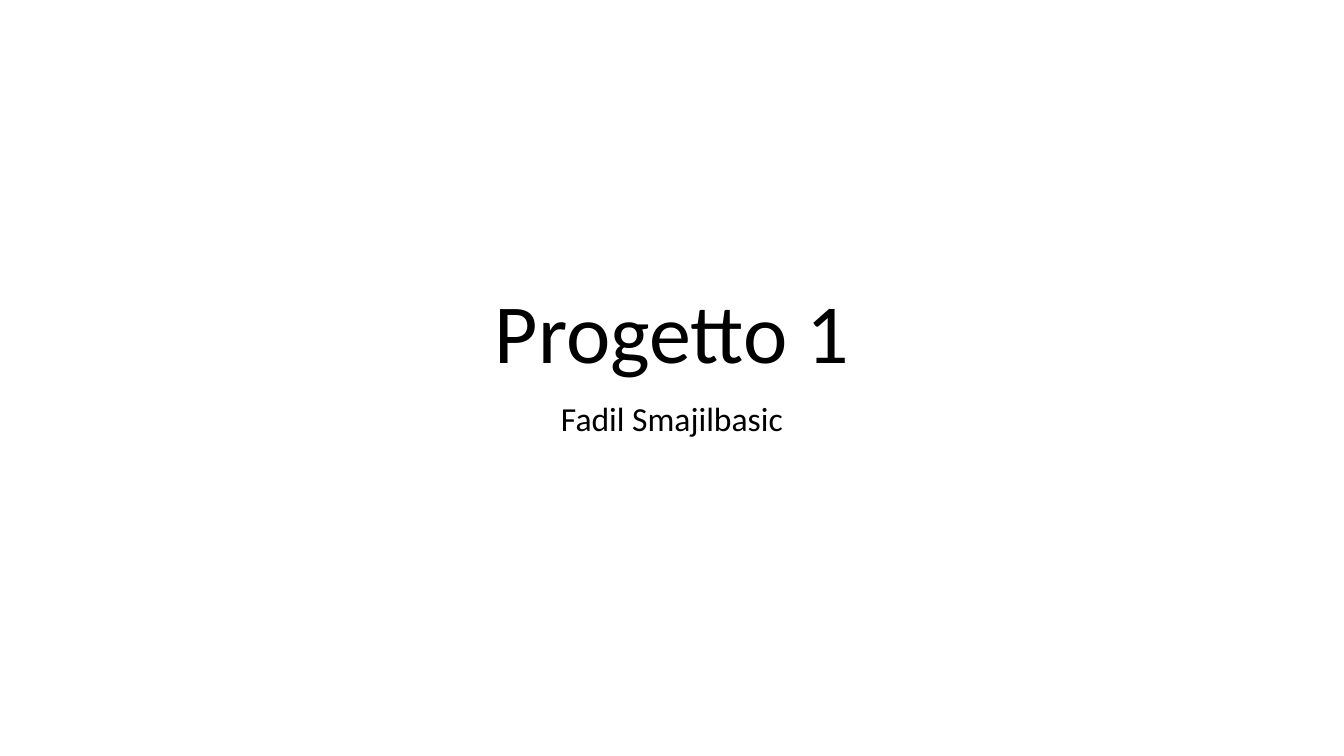
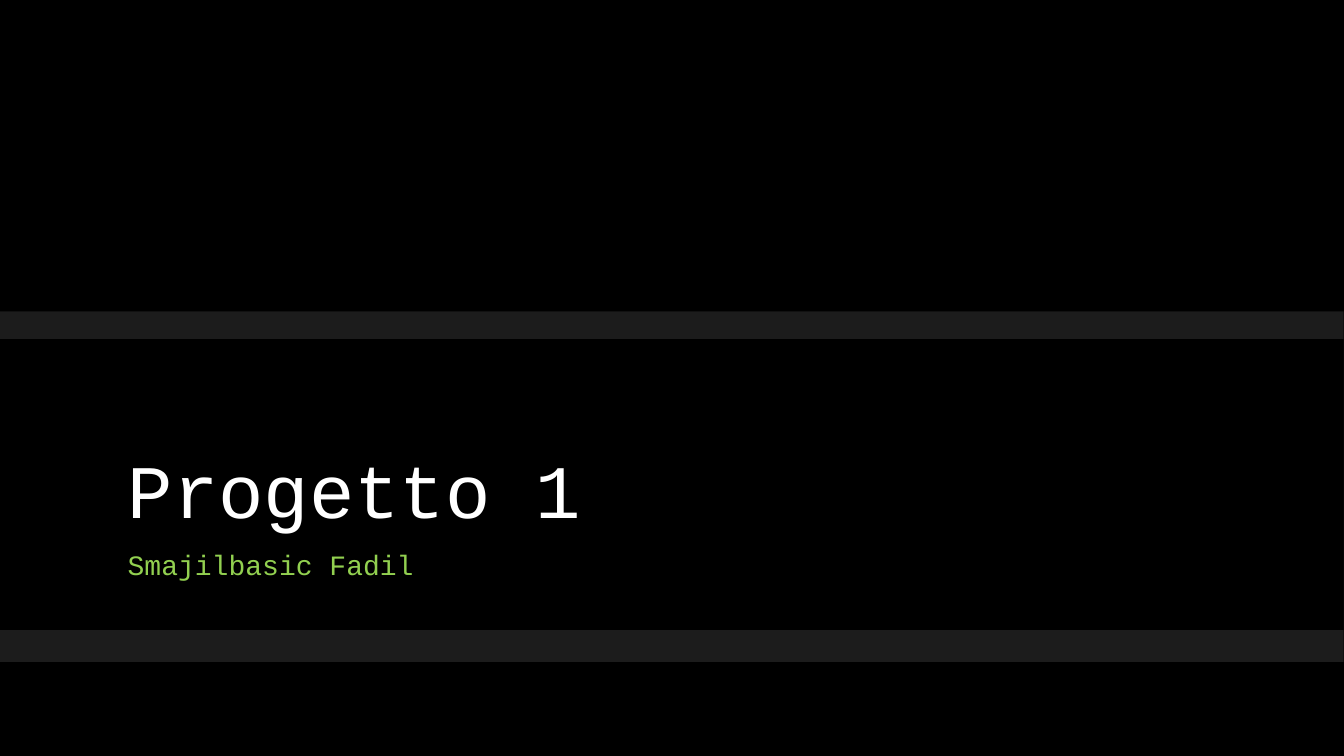
Before and after one commit to FadilSmajilbasic/Progetto1, a slide deck: slide 1 of Documentazione/Presentazione.pptx. Drawn at 1344x756 pixels with LibreOffice and Linux fonts; fonts in the diff are those of the drawing; background and template pictures are left out. Boxes give left, top, right and bottom in pixels: in the first picture for what was removed or moved away, otherwise in the second. Text is boxed around its words. In the diff, an @@ line names an element or a change of style, - is before the commit and + after.

```diff
--- a/Documentazione/Presentazione.pptx
+++ b/Documentazione/Presentazione.pptx
@@ background #FFFFFF to picture (left out) @@
@@ rectangle added at [0,312,1344,662], fill #262626 at 75% opacity @@
@@ rectangle added at [0,339,1344,630], fill #000000 @@
@@ title "Progetto 1": place and size @@
-title "Progetto 1" at [495,309,849,378]
+title "Progetto 1" at [128,467,581,534]
@@ title "Progetto 1" at [128,467,581,534]: size 60 to 54 pt, font Calibri to Courier New, text colour #000000 to #FFFFFF; alignment centre to left; line spacing 0.9 to 0.8 @@
@@ subtitle at [128,555,413,581]: text changed; size 24 to 20 pt; font Calibri to Courier New; text colour #000000 to #92D050 @@
-Fadil Smajilbasic
+Smajilbasic Fadil
```
Also in this commit, not shown: 9 slides added, 1 slide removed, 6 other files.
